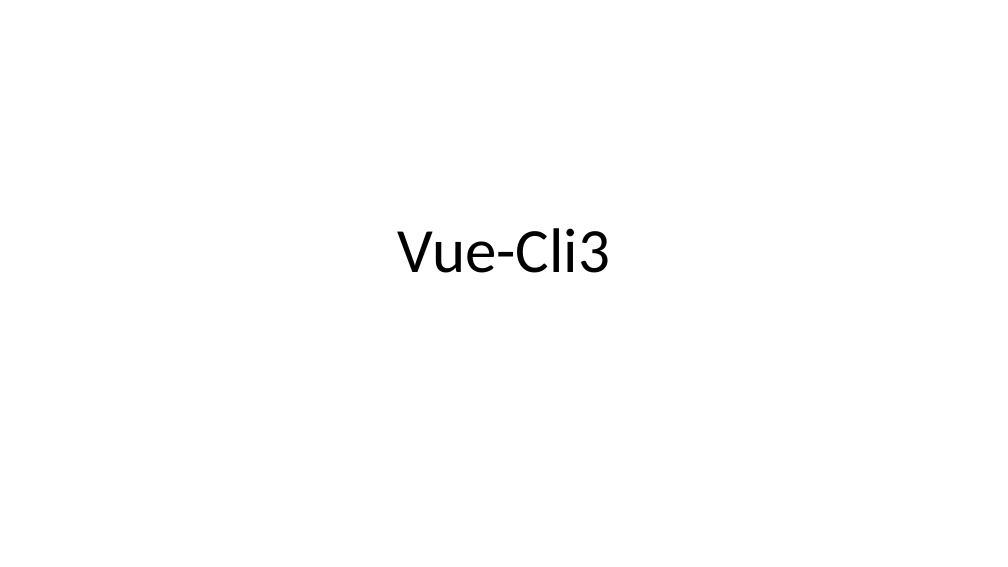
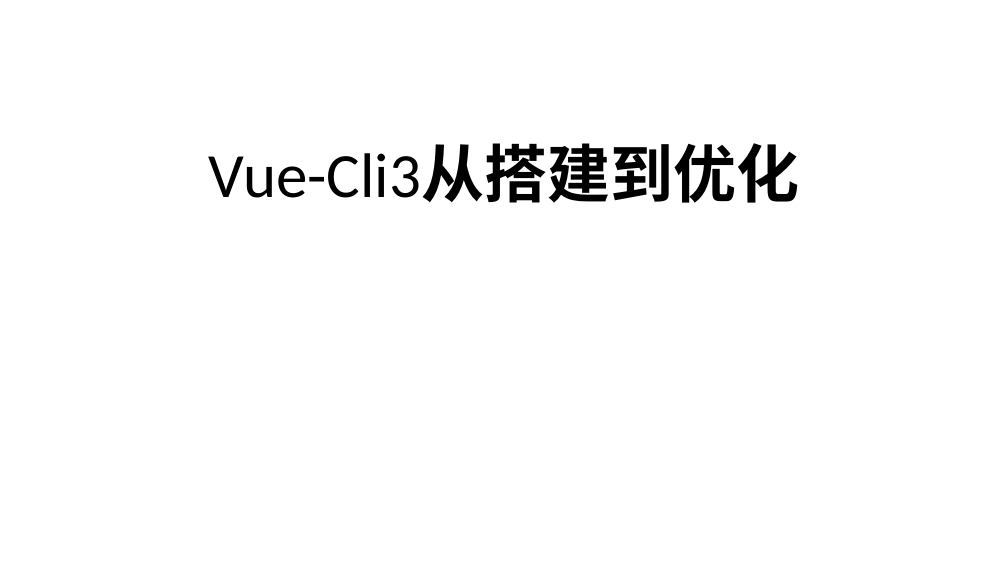
Before and after one commit to liwenxin-jam/vuecli3-starter, a slide deck: slide 1 of doc/vue-cli3.pptx. Drawn at 1008x567 pixels with LibreOffice and Linux fonts; fonts in the diff are those of the drawing. Boxes give left, top, right and bottom in pixels: in the first picture for what was removed or moved away, otherwise in the second. Text is boxed around its words. In the diff, an @@ line names an element or a change of style, - is before the commit and + after.

```diff
--- a/doc/vue-cli3.pptx
+++ b/doc/vue-cli3.pptx
@@ title at [209, 144, 799, 203]: text changed @@
-Vue-Cli3
+Vue-Cli3从搭建到优化
```
Also in this commit, not shown: 4 slides added, 4 slides removed, 41 other files.
